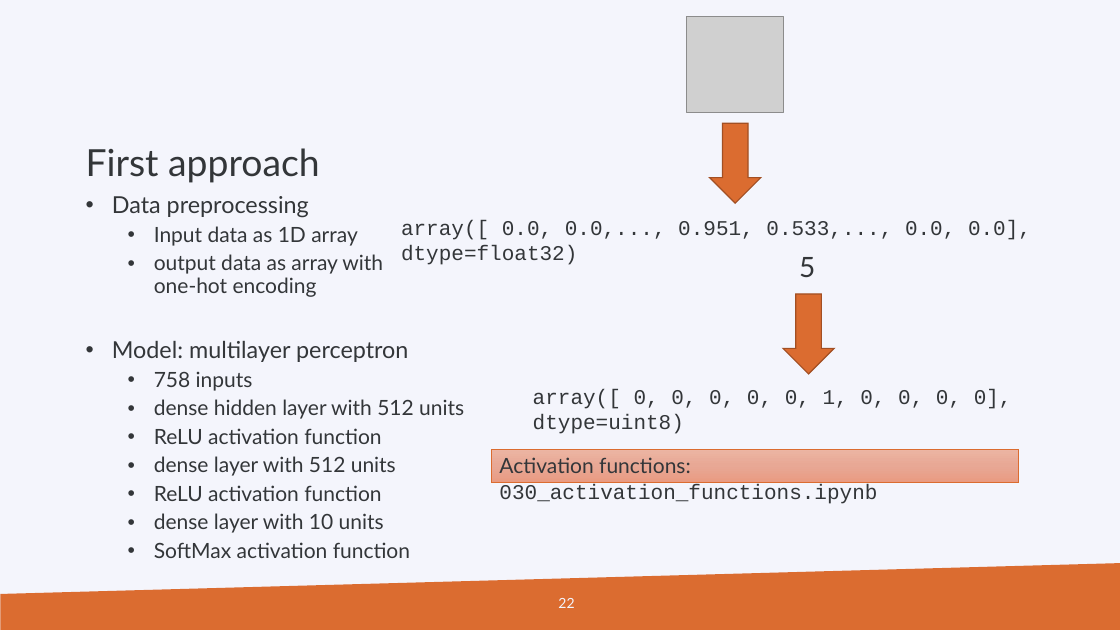
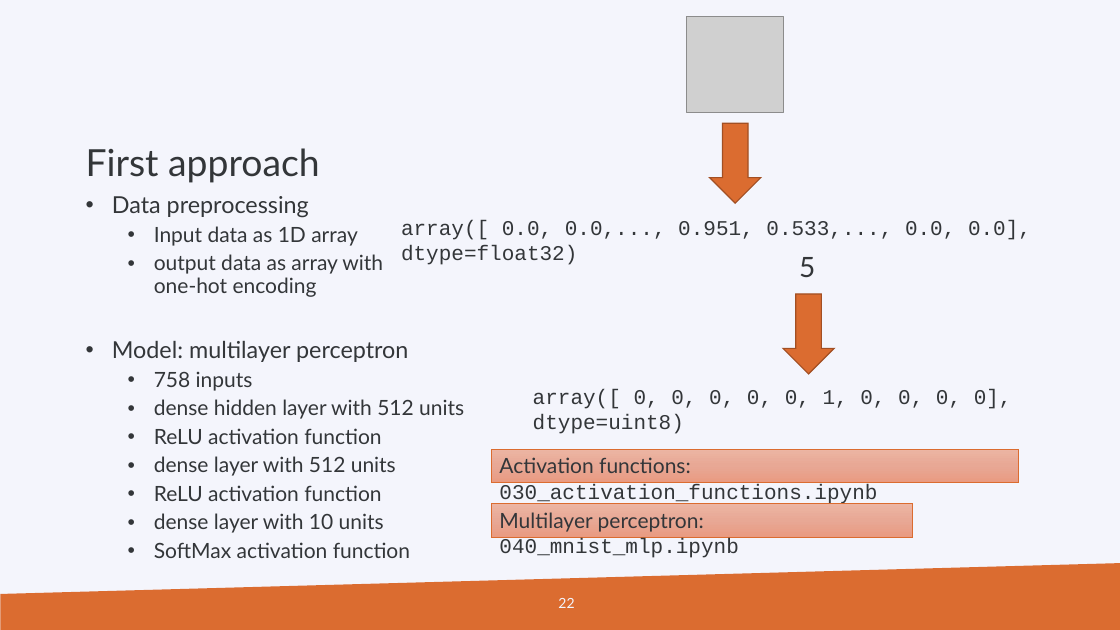
Before and after one commit to gjbex/PRACE_ML, a slide deck: slide 22 of prace_days_ml_2019.pptx. Drawn at 1120x630 pixels with LibreOffice and Linux fonts; fonts in the diff are those of the drawing; grey boxes stand for pictures; background and template pictures are left out. Boxes give left, top, right and bottom in pixels: in the first picture for what was removed or moved away, otherwise in the second. Text is boxed around its words. In the diff, an @@ line names an element or a change of style, - is before the commit and + after.

```diff
--- a/prace_days_ml_2019.pptx
+++ b/prace_days_ml_2019.pptx
@@ rectangle added at (492, 503, 912, 537), fill gradient #EDB5A4 to #E8A996 to #EA9B82, outline #DB6C30 0.5 pt, 18 pt, text #333639 @@
+Multilayer perceptron: 040_mnist_mlp.ipynb
```
Also in this commit, not shown: 1 other slide changed, 1 slide added.
